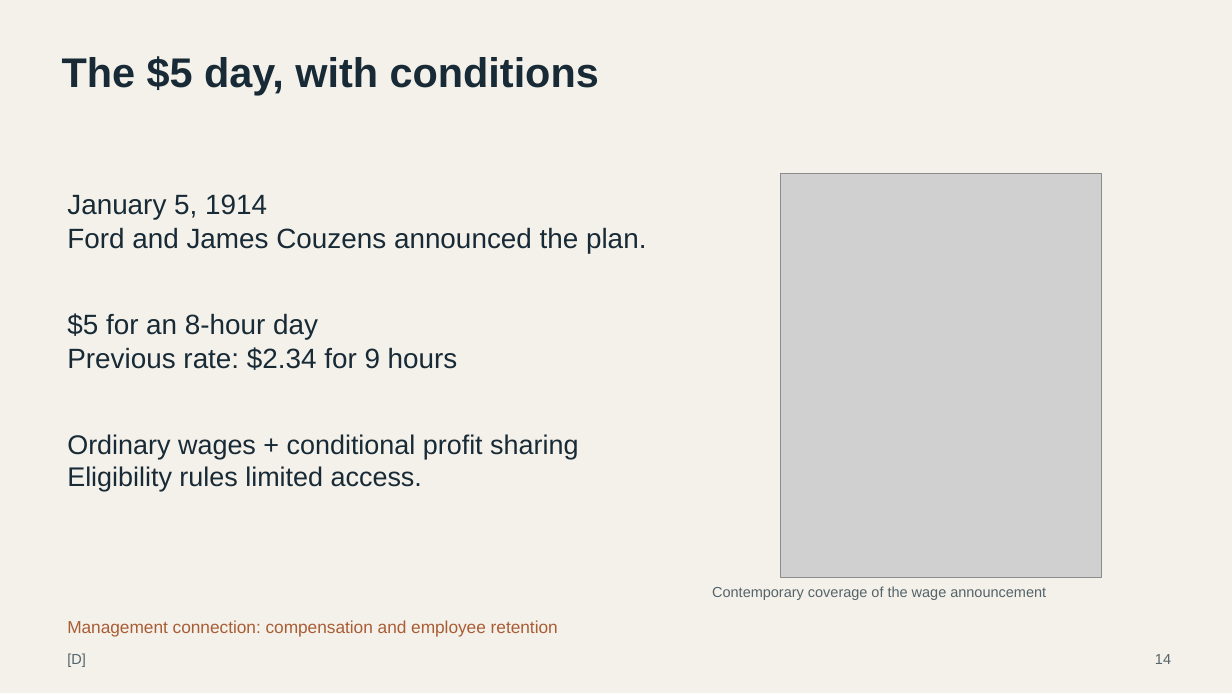
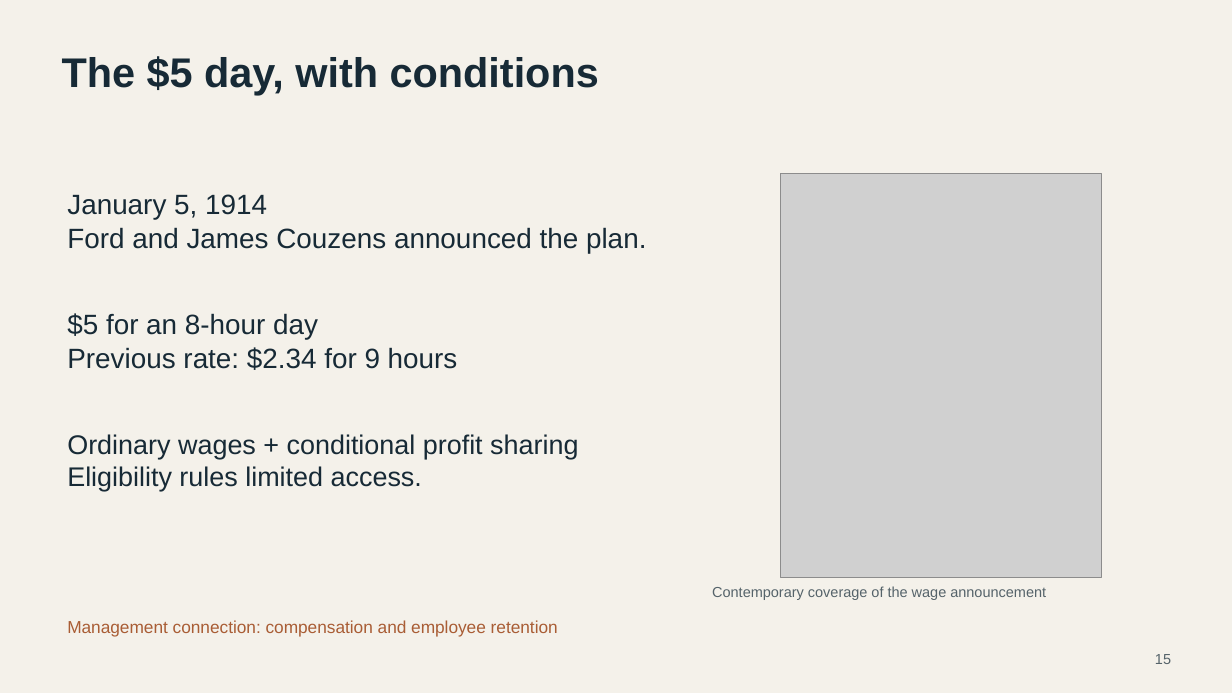
Before and after one commit to chocojawns/MGT, a slide deck: slide 15 of temp 3.pptx (slide 14 before the commit). Drawn at 1232x693 pixels with LibreOffice and Linux fonts; fonts in the diff are those of the drawing; grey boxes stand for pictures. Boxes give left, top, right and bottom in pixels: in the first picture for what was removed or moved away, otherwise in the second. Text is boxed around its words. In the diff, an @@ line names an element or a change of style, - is before the commit and + after.

```diff
--- a/temp 3.pptx
+++ b/temp 3.pptx
@@ text removed at (67, 653, 85, 667) @@
-[D]
@@ text at (1155, 654, 1171, 664): text changed @@
-14
+15
```
Also in this commit, not shown: 24 other slides changed, 3 slides added, 2 slides removed.
